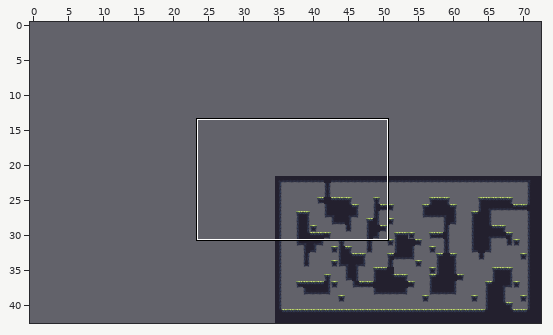
Two versions of a level (Tiled map, Nez.Samples/bin/Debug/Content/Platformer/randomMap0.tmx). Above, an overview of the earlier version with the close-up marked.
Close-up. Before the edit:
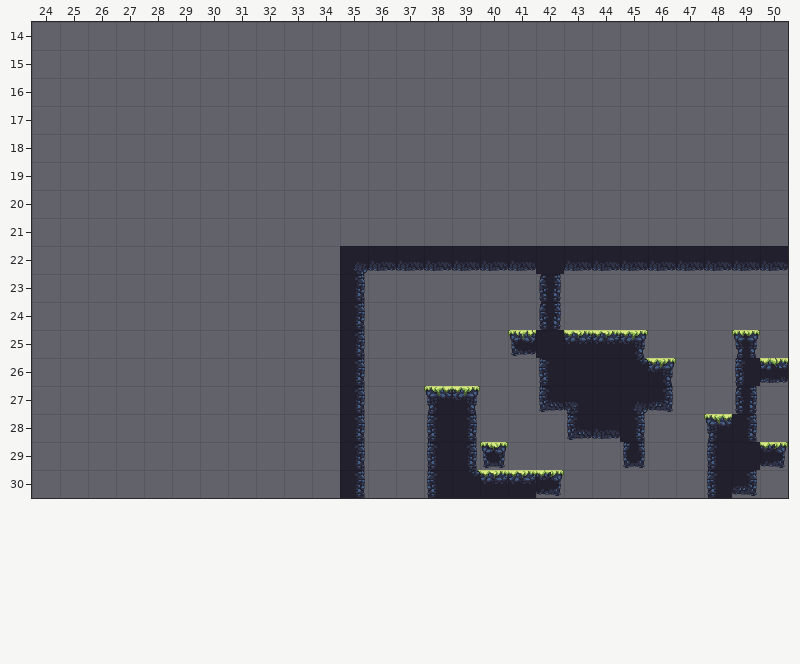
Cells are 32x32 px. Shown: x 24..50, y 14..30. The commit also changed other parts of the map, which this record leaves out. The old version is drawn lined up with the new one.
After the commit:
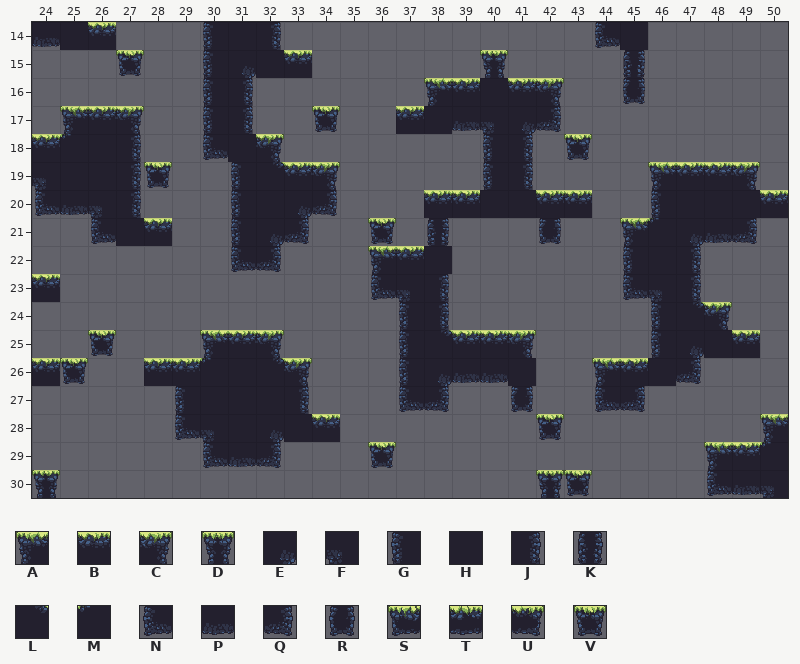
Key: from "forest_summer_tile_set": A 0, B 1, C 2, D 3, E 4, F 5, G 10, H 11, J 12, K 13, L 16, M 17, N 20, P 21, Q 22, R 23, S 30, T 31, U 32, V 33.
_ is an empty cell.
Tiles replaced or removed in this view: A, B, C, D, E, F, G, H, J, K, L, N, P, Q, R, S, T, U, V.
The edit:
Changed rows in their new state; . is an unchanged cell.
map size 38x21 -> 73x43 cells (old content now starts at 35,22; both pictures use the new coordinates)
Layer "main":
first column x 24:
14 PHB...GHJ...........NH.....
15 ...V..GEHB......D....K.....
16 ......GJ......ABHBC..R.....
17 .ABC..GJ..V..BHPFEQ........
18 BMHJ..NHC.......GJ.V.......
19 FHHJV..GLBC.....GJ....ABBC.
20 NPFJ...GHEQ...BBHHBB..GHHHB
21 ..NHB..GEQ..V.K...R..AMEPQ.
22 .......NQ.._ABH______GHJ___
23 B.........._NFJ..._..NFJ...
24 ..........._.GJ..._...GLC..
25 ..V...ABC.._.GLBBC____GEHB.
26 BV..BBMHLC._.GEPPH__ABHQ.__
27 .....GHHHJ._.NQ_.R__NQ_.._.
28 .....NFHEHB_..__..V___..__A
29 ......NPQ.._V.___...._..ABM
30 D.........._..____DV....NPF
Boxes around the changes in both close-ups, in picture pixels (x1, y1, x2, y2):
changed: (32, 22, 788, 498)
